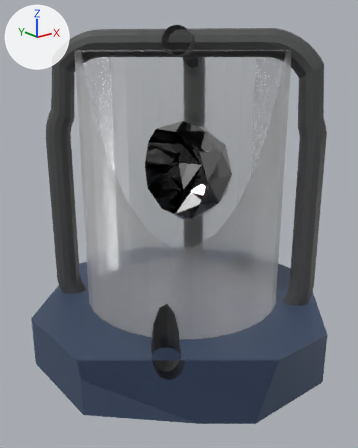
One commit to the Blender file Assets/3D/AlarmLight.blend: the scene before it, then after it.
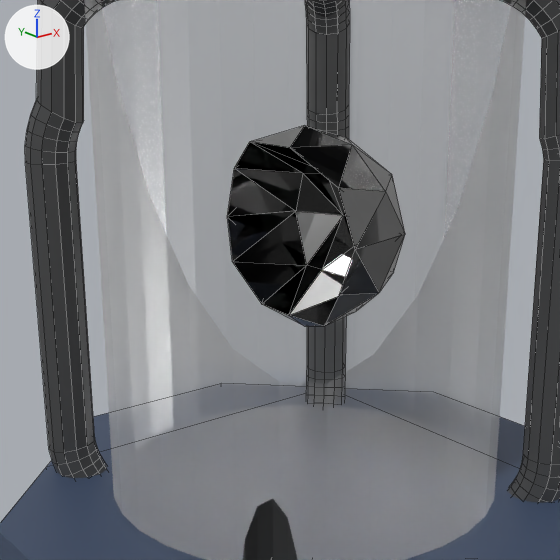
There are two pictures of each version: one whole from a camera (50 mm lens) standing at (-6.2, -7.64, 5.67) and looking at (-0.16, -0.08, 2.65), one close up on the part from 9% to 86% of the width and 13% to 75% of the height. Lighting does not change. The marker at upper left points along +X, +Y and +Z. The close-ups show mesh edges as thin lines. Everything nearer to the camera than a plane just in front of the edit is cut away.
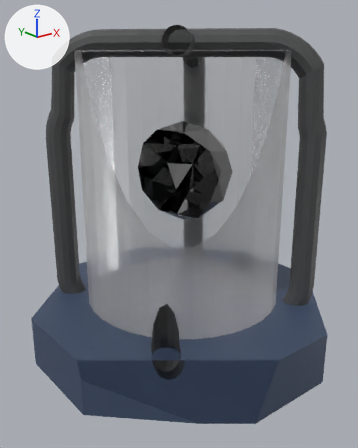
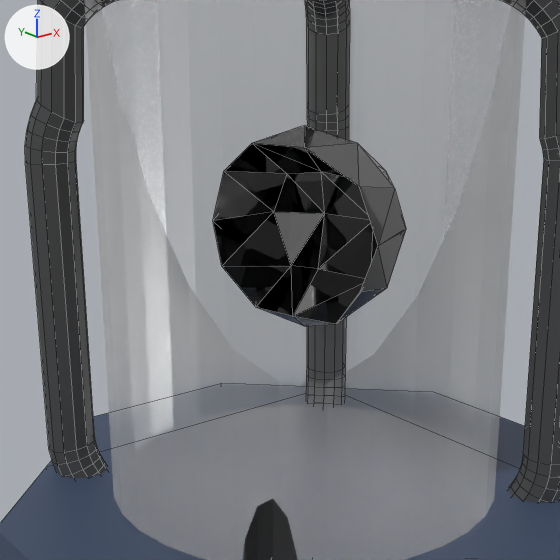
What differs and where, as boxes [x1, y1, x2, y2] in the close-ups (560 x 560 px):
'Icosphere', turned: before [227, 126, 405, 326]; after [213, 126, 406, 326]

The change, as a list of edits to the scene's bpy script:
```text
Change ob_icosphere:
    ob_icosphere.rotation_euler: (0.0, 0.0, 0.0) -> (0.0, 0.0, 0.251)  # degrees (0, 0, 0) -> degrees (0, 0, 14)
```
